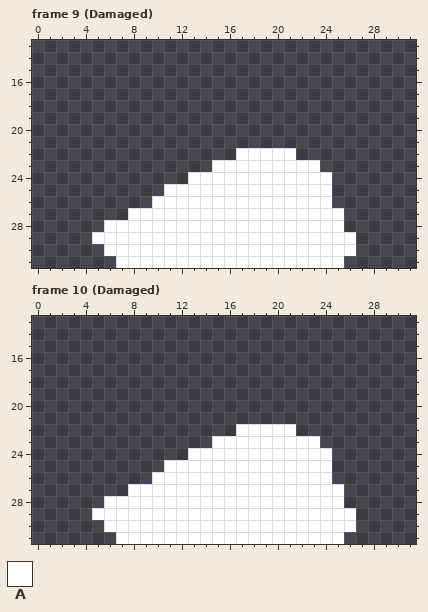
Two states of a pixel-art file, dots/Aseprite drawings/Enemy01.aseprite. This is how it looked before the edit.
32x32 pixels, 48 frames. Shown: frame 9 (Damaged): x 0..31, y 13..31; frame 10 (Damaged): x 0..31, y 13..31.
Palette (. is transparent): A #ffffff
Pixels before, frame 9 (Damaged), first column x 5:
22 ............AAAAA.....
23 ..........AAAAAAAAA...
24 ........AAAAAAAAAAAA..
25 ......AAAAAAAAAAAAAA..
26 .....AAAAAAAAAAAAAAA..
27 ...AAAAAAAAAAAAAAAAAA.
28 .AAAAAAAAAAAAAAAAAAAA.
29 AAAAAAAAAAAAAAAAAAAAAA
30 .AAAAAAAAAAAAAAAAAAAAA
31 ..AAAAAAAAAAAAAAAAAAA.
Pixels before, frame 10 (Damaged), first column x 5:
22 ............AAAAA.....
23 ..........AAAAAAAAA...
24 ........AAAAAAAAAAAA..
25 ......AAAAAAAAAAAAAA..
26 .....AAAAAAAAAAAAAAA..
27 ...AAAAAAAAAAAAAAAAAA.
28 .AAAAAAAAAAAAAAAAAAAA.
29 AAAAAAAAAAAAAAAAAAAAAA
30 .AAAAAAAAAAAAAAAAAAAAA
31 ..AAAAAAAAAAAAAAAAAAA.
The result:
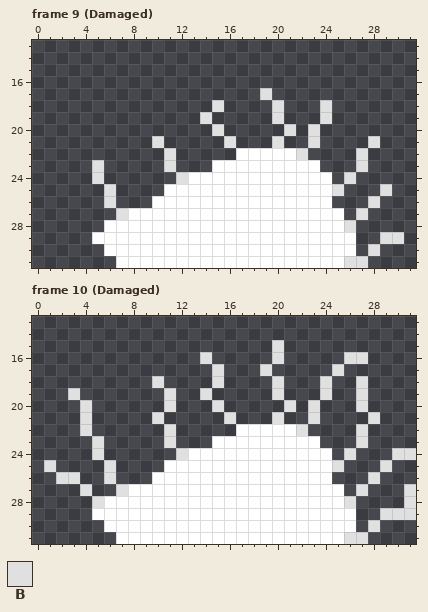
Colours new in this view: B #e0e0e0
Diff:
Frame 9 (Damaged):
There is now colour B in row 17 at x 19; in row 18 at x 15, 20 and 24; in row 19 at x 14, 20 and 24; in row 20 at x 15, 21 and 23; in row 21 at x 10, 16, 20, 23 and 28; in row 22 at x 11, 22 and 27.
There is now colour B in row 23 at x 5, 11 and 27; in row 24 at x 5, 12 and 26; in row 25 at x 6, 25 and 29; in row 26 at x 6 and 28; in row 27 at x 7 and 27; in row 28 at x 26.
There is now colour B in row 29 at x 29 to 30; in row 30 at x 28; in row 31 at x 26 to 27.
Frame 10 (Damaged):
There is now colour B in row 15 at x 20; in row 16 at x 14, 20 and 26 to 27; in row 17 at x 15, 19 and 25; in row 18 at x 10, 15, 20, 24 and 27; in row 19 at x 3, 11, 14, 20, 24 and 27; in row 20 at x 4, 11, 15, 21, 23 and 27.
There is now colour B in row 21 at x 4, 10, 16, 20, 23 and 28; in row 22 at x 4, 11, 22 and 27; in row 23 at x 5, 11 and 27; in row 24 at x 5, 12, 26 and 30 to 31; in row 25 at x 1, 6, 25 and 29; in row 26 at x 2 to 3, 6 and 28.
There is now colour B in row 27 at x 4, 7, 27 and 31; in row 28 at x 5, 26 and 31; in row 29 at x 29 to 31; in row 30 at x 28; in row 31 at x 26 to 27.
Boxes around the changes in both pictures, in picture pixels (x1, y1, x2, y2):
added: (92, 88, 404, 268)
added: (44, 340, 416, 544)
